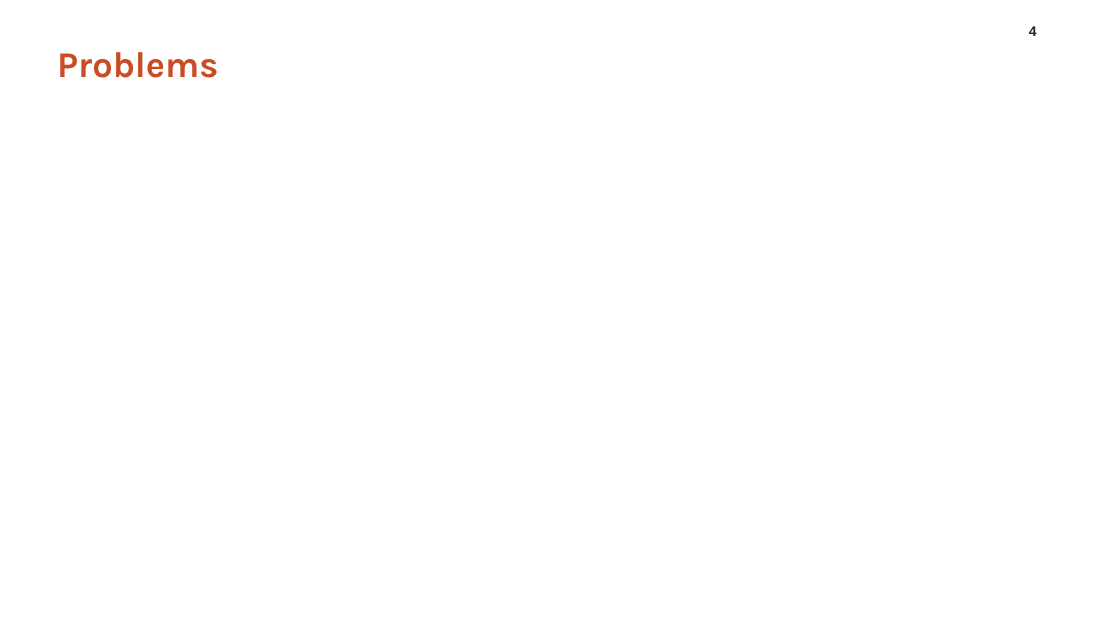
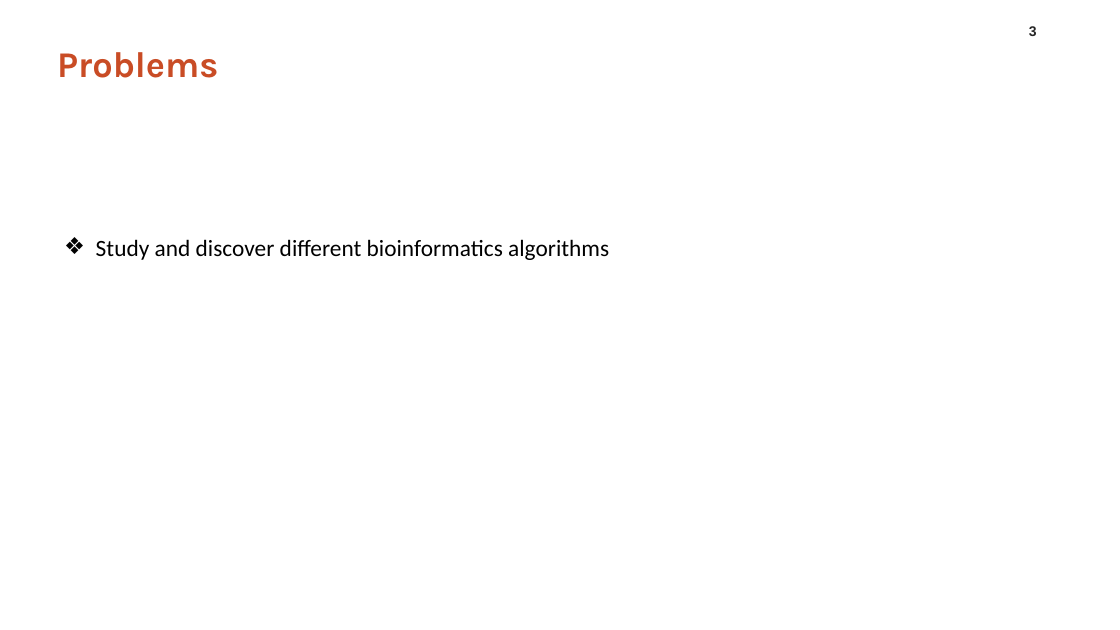
Before and after one commit to LuisFonseca98/Mestrado, a slide deck: slide 3 of AB/Apresentacao/APRESENTACAO_AB.pptx (slide 4 before the commit). Drawn at 1120x630 pixels with LibreOffice and Linux fonts; fonts in the diff are those of the drawing; background and template pictures are left out. Boxes give left, top, right and bottom in pixels: in the first picture for what was removed or moved away, otherwise in the second. Text is boxed around its words. In the diff, an @@ line names an element or a change of style, - is before the commit and + after.

```diff
--- a/AB/Apresentacao/APRESENTACAO_AB.pptx
+++ b/AB/Apresentacao/APRESENTACAO_AB.pptx
@@ page number at bbox=[1029, 26, 1037, 36]: text changed @@
-4
+3
@@ text added at bbox=[96, 239, 609, 260], 20 pt, text #000000 @@
+❖ Study and discover different bioinformatics algorithms
```
Also in this commit, not shown: 4 other slides changed, 5 other files.
